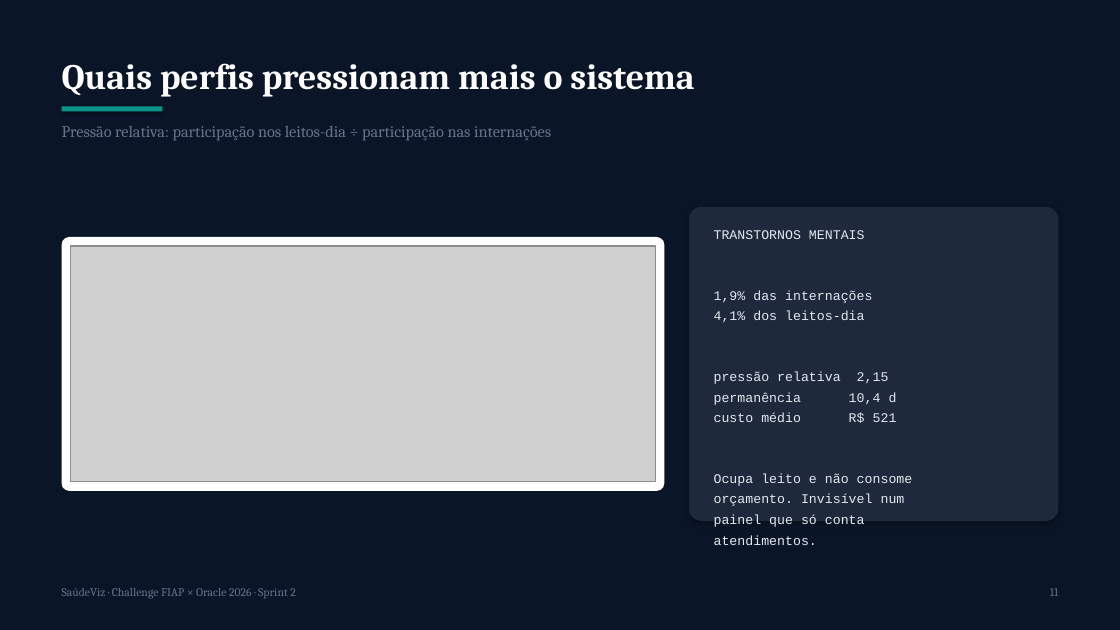
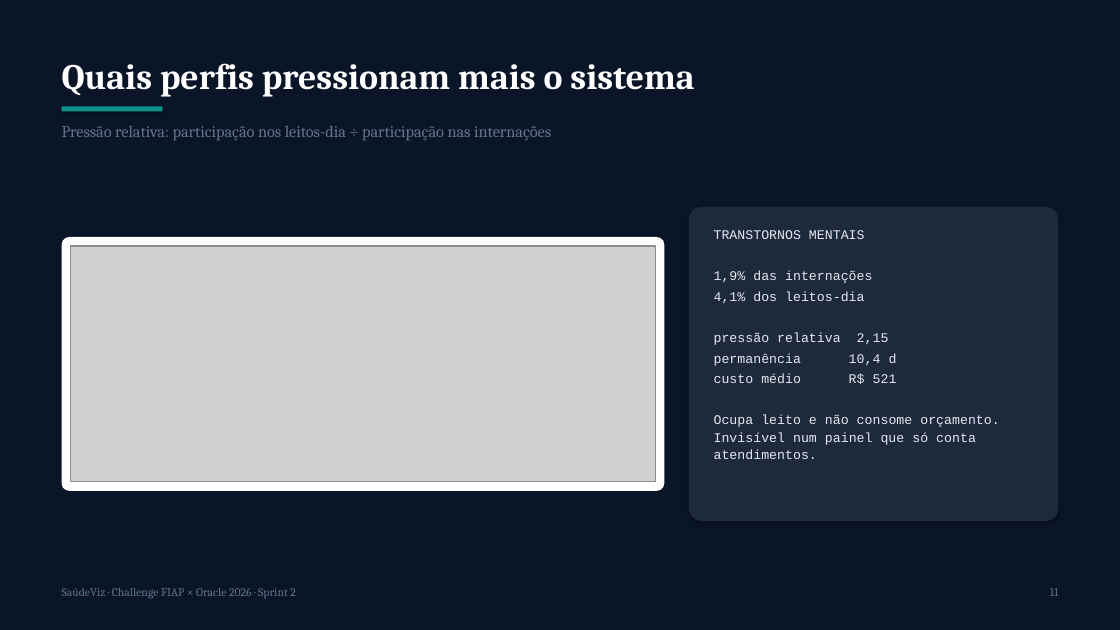
Before and after one commit to rm569173/saudeviz, a slide deck: slide 11 of EC_Sprint_2_1TSCO_EvidenciasConstrucao_SaudeViz_Lucas_Colen.pptx. Drawn at 1120x630 pixels with LibreOffice and Linux fonts; fonts in the diff are those of the drawing; grey boxes stand for pictures. Boxes give left, top, right and bottom in pixels: in the first picture for what was removed or moved away, otherwise in the second. Text is boxed around its words. In the diff, an @@ line names an element or a change of style, - is before the commit and + after.

```diff
--- a/EC_Sprint_2_1TSCO_EvidenciasConstrucao_SaudeViz_Lucas_Colen.pptx
+++ b/EC_Sprint_2_1TSCO_EvidenciasConstrucao_SaudeViz_Lucas_Colen.pptx
@@ text at bbox=[714, 415, 999, 459]: text changed @@
-Ocupa leito e não consome
-orçamento. Invisível num
-painel que só conta
-atendimentos.
+Ocupa leito e não consome orçamento. Invisível num painel que só conta atendimentos.
```
Also in this commit, not shown: 8 other slides changed, 1 slide added, 5 other files.
